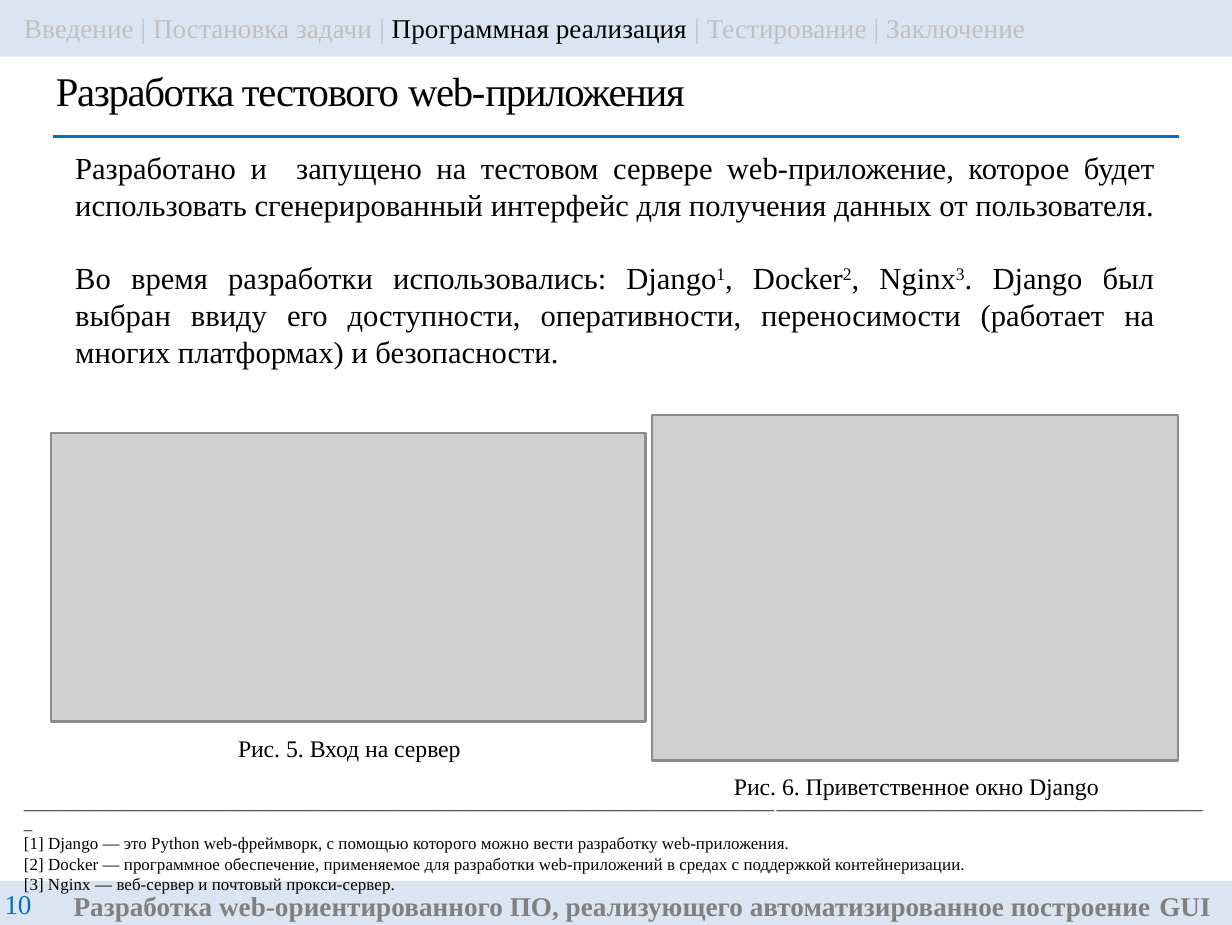
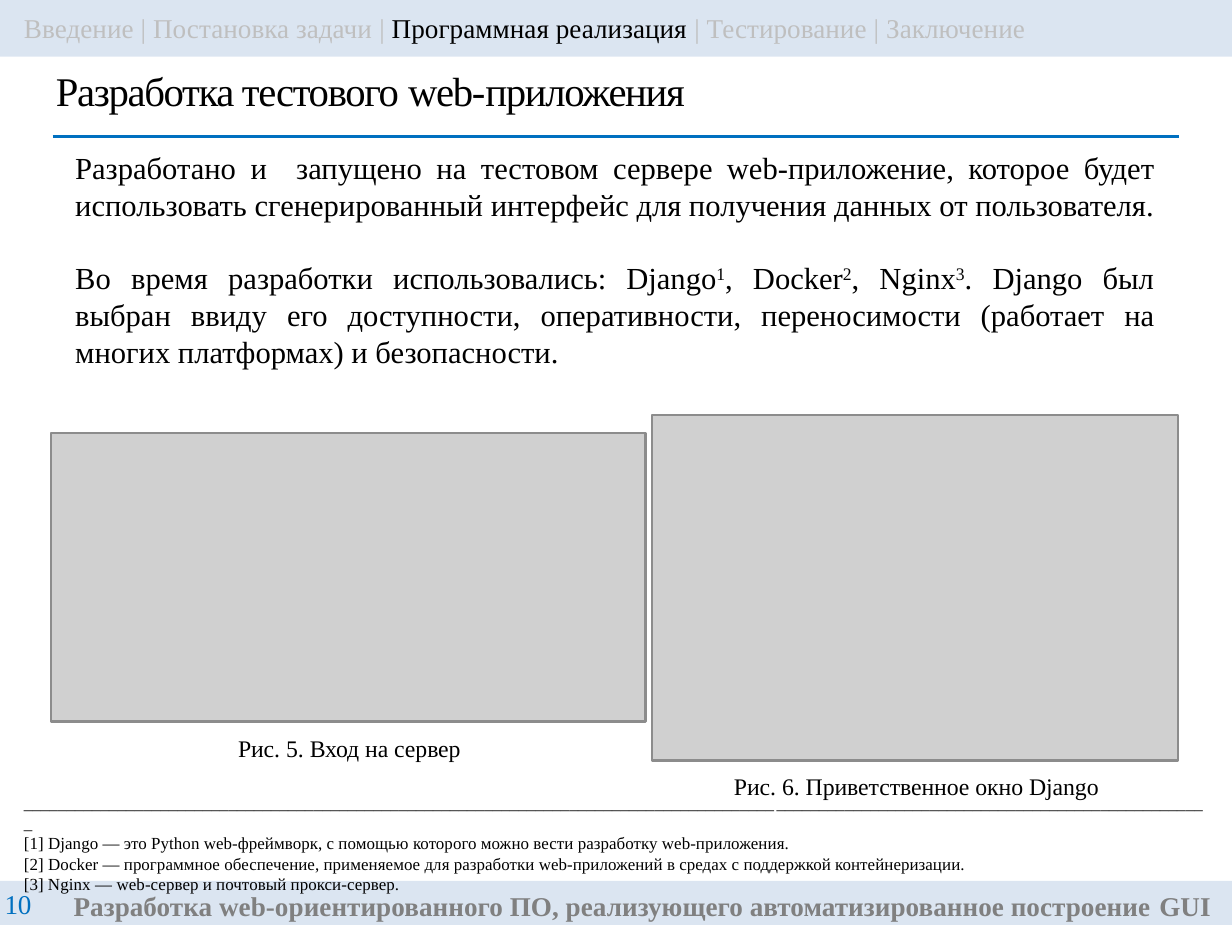
Before and after one commit to ITesserakt/Kodept, a slide deck: slide 10 of 04 - ВКРы/2022-2023 - Разр.библ.функций на языке Python автомат.построения GUI/rndhpc_vkr_pres_gui_2023_83_VasilyanA.pptx. Drawn at 1232x925 pixels with LibreOffice and Linux fonts; fonts in the diff are those of the drawing; grey boxes stand for pictures. Boxes give left, top, right and bottom in pixels: in the first picture for what was removed or moved away, otherwise in the second. Text is boxed around its words. In the diff, an @@ line names an element or a change of style, - is before the commit and + after.

```diff
--- a/04 - ВКРы/2022-2023 - Разр.библ.функций на языке Python автомат.построения GUI/rndhpc_vkr_pres_gui_2023_83_VasilyanA.pptx
+++ b/04 - ВКРы/2022-2023 - Разр.библ.функций на языке Python автомат.построения GUI/rndhpc_vkr_pres_gui_2023_83_VasilyanA.pptx
@@ text at bbox=[24, 878, 399, 894]: text changed @@
-[3] Nginx — веб-сервер и почтовый прокси-сервер.
+[3] Nginx — web-сервер и почтовый прокси-сервер.
```
Also in this commit, not shown: 1 other file.
